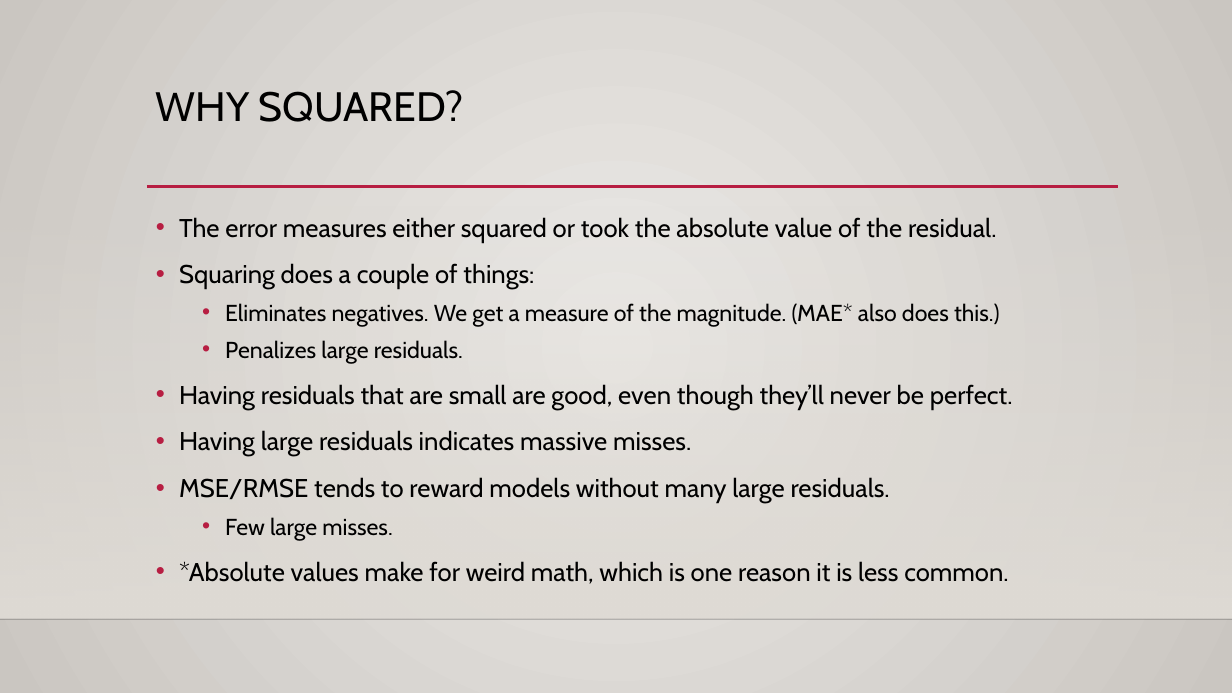
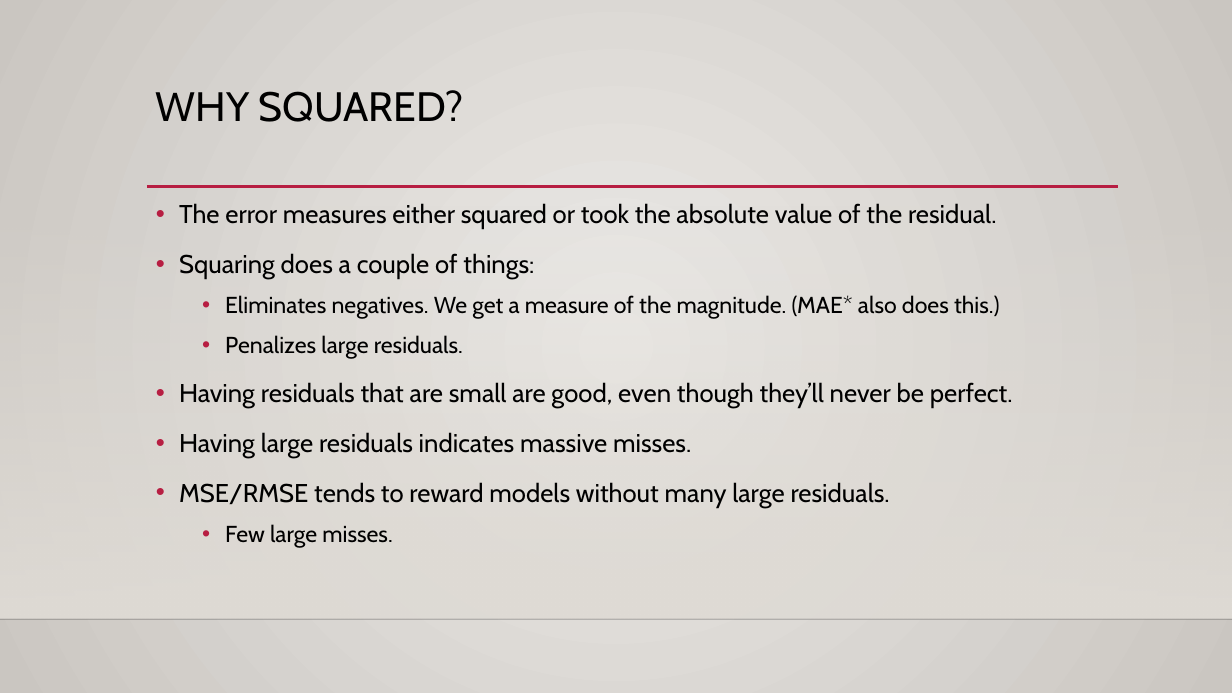
Before and after one commit to AkeemSemper/ML_for_Non_DS_Students, a slide deck: slide 13 of course_resources/slides/Used/010_Errors.pptx (slide 11 before the commit). Drawn at 1232x693 pixels with LibreOffice and Linux fonts; fonts in the diff are those of the drawing; background and template pictures are left out. Boxes give left, top, right and bottom in pixels: in the first picture for what was removed or moved away, otherwise in the second. Text is boxed around its words. In the diff, an @@ line names an element or a change of style, - is before the commit and + after.

```diff
--- a/course_resources/slides/Used/010_Errors.pptx
+++ b/course_resources/slides/Used/010_Errors.pptx
@@ text "The error measures either squared ...": place and size @@
-text "The error measures either squared ..." at (179,217,1013,584)
+text "The error measures either squared ..." at (179,203,1013,548)
@@ text "The error measures either squared ..." at (179,203,1013,548): line spacing 1.1 to 1.2 @@
@@ text at (179,561,1008,584): paragraph removed @@
-• *Absolute values make for weird math, which is one reason it is less common.
```
Also in this commit, not shown: 3 other slides changed, 9 slides added, 11 other files.
